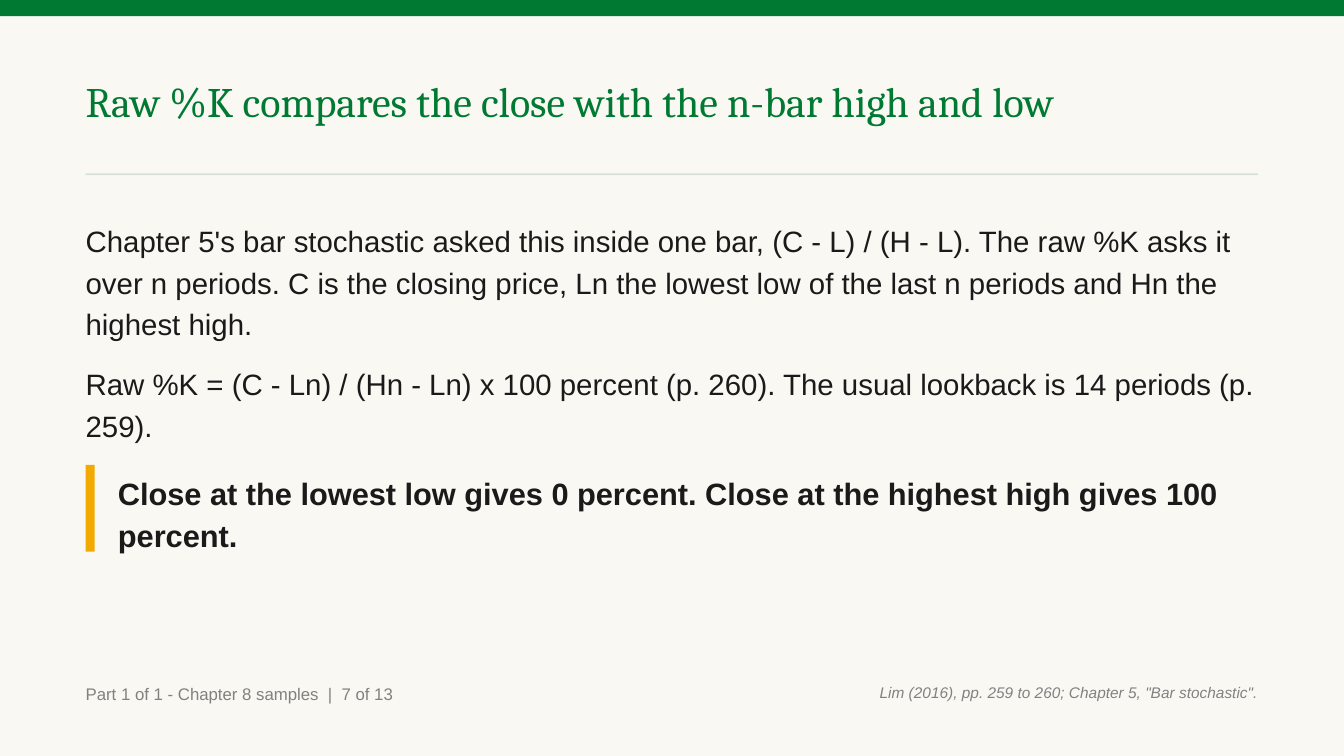
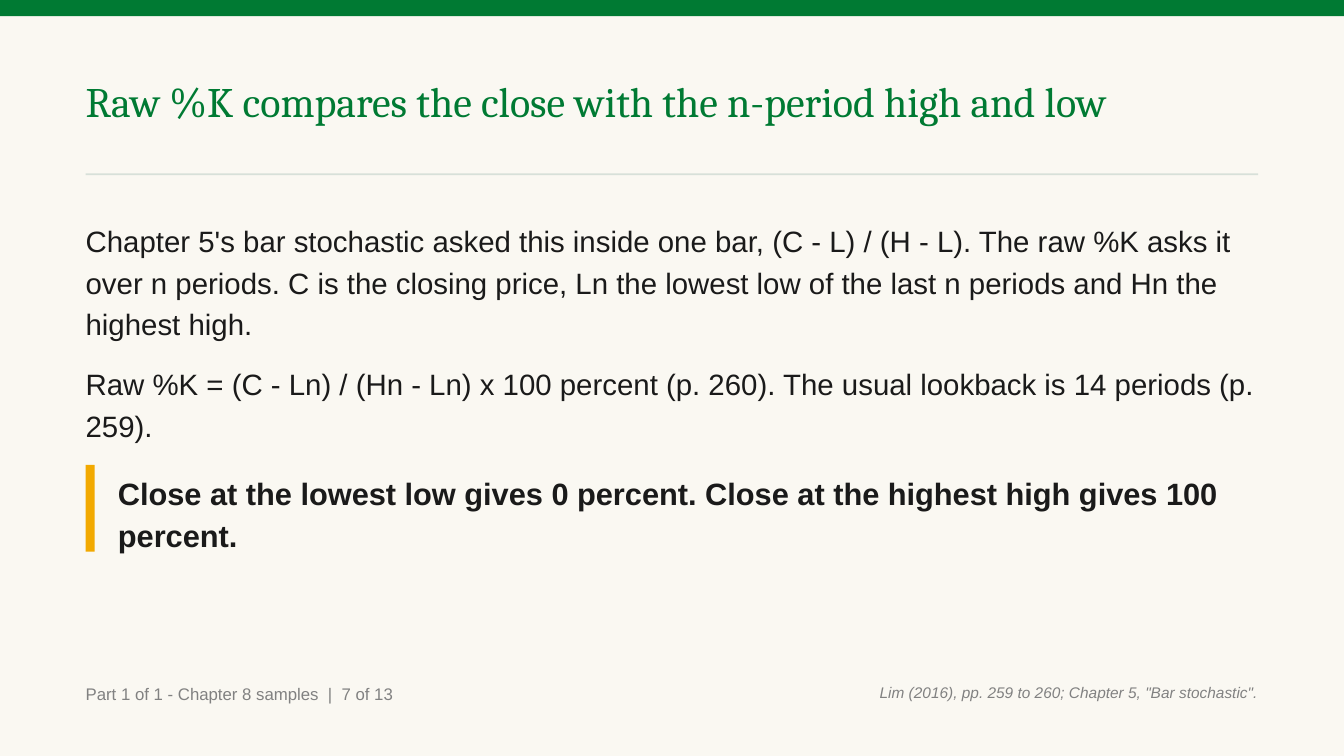
Before and after one commit to benjiesotelo-sudo/Telos_FIN1209, a slide deck: slide 9 of chapter-08/FIN1209-Chapter-08.pptx. Drawn at 1344x756 pixels with LibreOffice and Linux fonts; fonts in the diff are those of the drawing. Boxes give left, top, right and bottom in pixels: in the first picture for what was removed or moved away, otherwise in the second. Text is boxed around its words. In the diff, an @@ line names an element or a change of style, - is before the commit and + after.

```diff
--- a/chapter-08/FIN1209-Chapter-08.pptx
+++ b/chapter-08/FIN1209-Chapter-08.pptx
@@ text at [86, 87, 1107, 127]: text changed @@
-Raw %K compares the close with the n-bar high and low
+Raw %K compares the close with the n-period high and low
```
Also in this commit, not shown: 9 other slides changed, 5 other files.
